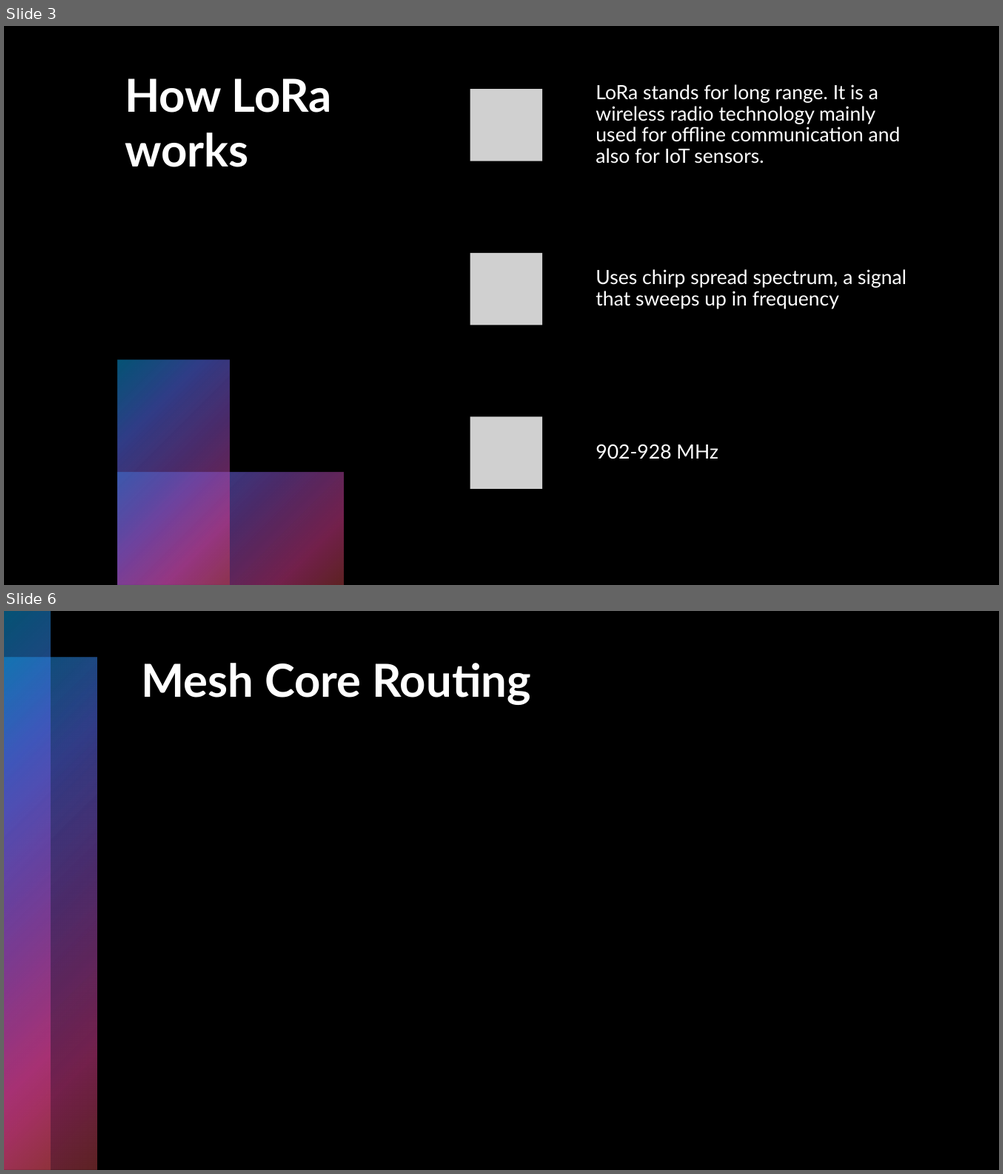
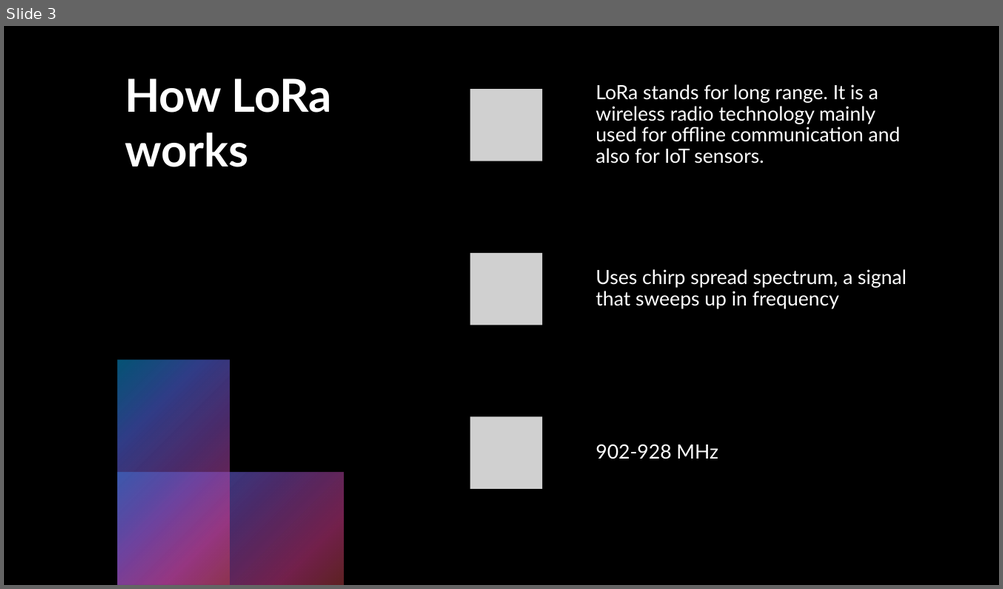
Before and after one commit to Wlszn/LoRaMesh, a slide deck: slides/LoRaPresentation.pptx. Shown one above the other, each under a label of ours: slides 3 and 6 before the commit, slide 3 after it; the slides between them are not shown. The pictures are 1003x1174 and 1003x589 pixels, drawn with LibreOffice and Linux fonts; fonts in the diff are those of the drawing; grey boxes stand for pictures. Boxes give left, top, right and bottom in pixels: in the first picture for what was removed or moved away, otherwise in the second. Text is boxed around its words. In the diff, an @@ line names an element or a change of style, - is before the commit and + after.

```diff
--- a/slides/LoRaPresentation.pptx
+++ b/slides/LoRaPresentation.pptx
@@ slide 6 removed at (4, 611, 999, 1170), background #000000; not listed: 2 template elements that a slide beside it also shows @@
@@ title removed at (141, 663, 531, 705) @@
-Mesh Core Routing
```
Also in this commit, not shown: 1 slide changed, 7 slides added, 2 other slides removed.
